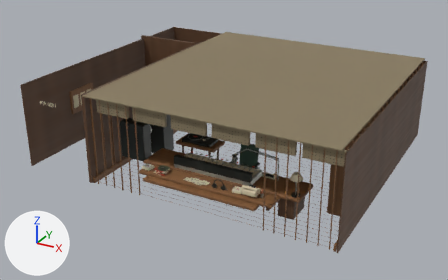
What one commit did to the FBX model unreal/Signal47/Tools/radioarray/station/exports/SM_1420_Interior.fbx.
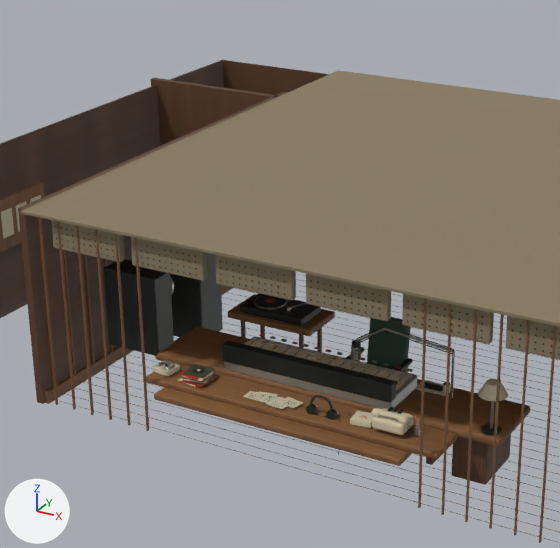
Each version appears first whole from a 50 mm camera at (9.94, -18.95, 9.79) aimed at (-0.15, -0.6, 0.61), and next in a close-up on the part from 16% to 73% of the width and 0% to 89% of the height. Arrows for +X, +Y and +Z are at lower left; the lights stay in place. The last two pictures show the newer version. Vertices at exactly the same position are counted once.

Before the edit, the objects in view are built like this:
```python
me_cube_062_cleantriangles = bpy.data.meshes.new('Cube.062_CleanTriangles')
me_cube_062_cleantriangles.from_pydata(...)  # 27392 vertices, 50520 faces; spans x -5.82..5.72, y -4.85..4.75, z 0.0..3.19
me_cube_062_cleantriangles.materials.append(mat_m_1420_walnut)
me_cube_062_cleantriangles.materials.append(mat_m_1420_desk_walnut)
me_cube_062_cleantriangles.materials.append(mat_m_1420_acoustic_fabric)  # brown #897c61
me_cube_062_cleantriangles.materials.append(mat_m_1420_black_enamel)  # black #242a27
me_cube_062_cleantriangles.materials.append(mat_m_1420_galvanized_metal)  # grey #99a099
me_cube_062_cleantriangles.materials.append(mat_m_1420_brushed_aluminium)  # light grey #bcc0bc
me_cube_062_cleantriangles.materials.append(mat_m_1420_vu_backlight)  # orange #f9b855, glowing orange #f9b855
me_cube_062_cleantriangles.materials.append(mat_m_1420_ink)  # black #272c28
me_cube_062_cleantriangles.materials.append(mat_m_1420_ivory_plastic)  # beige #d7caac
me_cube_062_cleantriangles.materials.append(mat_m_1420_brick_red)  # red #af3523
me_cube_062_cleantriangles.materials.append(mat_m_1420_painted_olive)  # grey #697361
me_cube_062_cleantriangles.materials.append(mat_m_1420_paper)  # beige #d4cbaf
me_cube_062_cleantriangles.materials.append(mat_m_1420_vinyl_green)  # dark green #2f4b3c
me_cube_062_cleantriangles.materials.append(mat_m_1420_lamp_glow)  # beige #ffd489, glowing beige #ffd489
me_cube_062_cleantriangles.materials.append(mat_m_1420_oliveworntimber)
ob_sm_1420_interior = bpy.data.objects.new('SM_1420_Interior', me_cube_062_cleantriangles)
ob_sm_1420_interior.location = (0.0, 0.0, 0.0)
```
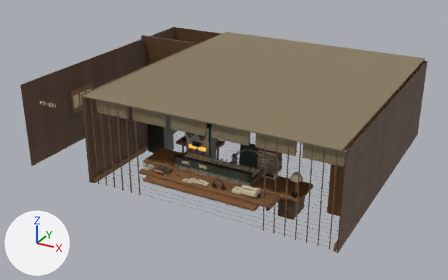
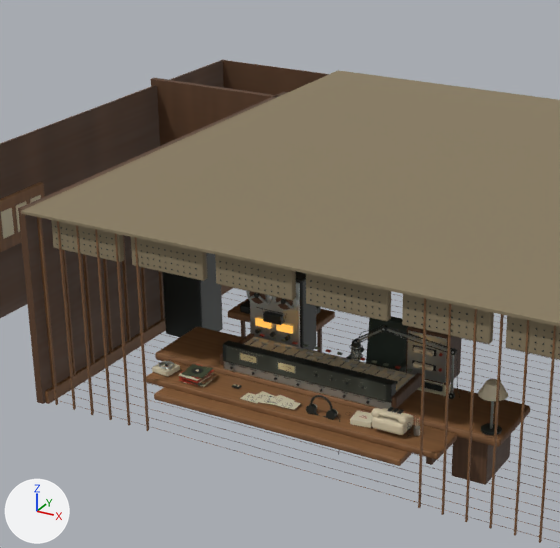
Changed parts and their boxes (x1, y1, x2, y2) in the close-ups (560 x 548 px; the box of a moved part takes in the faces that stretch with it):
part 1 of me_cube_062_cleantriangles, moved or reshaped: before (104, 259, 174, 356); after (250, 271, 316, 350)
part 2 of me_cube_062_cleantriangles, moved or reshaped (not visible before): after (250, 282, 300, 347)
part 3 of me_cube_062_cleantriangles, moved or reshaped (mostly hidden before): before (170, 277, 174, 294); after (273, 294, 299, 313)
part 4 of me_cube_062_cleantriangles, moved or reshaped (not visible before): after (276, 297, 293, 310)
part 5 of me_cube_062_cleantriangles, moved or reshaped (not visible before): after (274, 298, 293, 309)
part 6 of me_cube_062_cleantriangles, moved or reshaped (not visible before): after (246, 290, 272, 307)
part 7 of me_cube_062_cleantriangles, moved or reshaped (not visible before): after (249, 291, 266, 304)
part 8 of me_cube_062_cleantriangles, added: after (248, 295, 266, 303)
part 9 of me_cube_062_cleantriangles, moved or reshaped (not visible before): after (263, 311, 283, 325)
part 10 of me_cube_062_cleantriangles, moved or reshaped (not visible before): after (276, 324, 293, 334)
part 11 of me_cube_062_cleantriangles, moved or reshaped (not visible before): after (255, 318, 271, 329)
part 12 of me_cube_062_cleantriangles, deleted (beige): before (178, 364, 292, 409)
part 13 of me_cube_062_cleantriangles, built on: before (191, 317, 419, 428); after (179, 310, 461, 428)

Diff of the bpy script that builds the scene:
```diff
--- a/unreal/Signal47/Tools/radioarray/station/exports/SM_1420_Interior.fbx.py
+++ b/unreal/Signal47/Tools/radioarray/station/exports/SM_1420_Interior.fbx.py
@@ mat_m_1420_programpanelprint @@
+mat_m_1420_programpanelprint = bpy.data.materials.new('M_1420_ProgramPanelPrint')
+# uses the picture img_program_panel_color_png
+# uses the picture img_program_panel_normal_gl_png
+# uses the picture img_program_panel_roughness_png
@@ me_cube_062_cleantriangles @@
-me_cube_062_cleantriangles.from_pydata(...)  # 27392 vertices, 50520 faces; spans x -5.82..5.72, y -4.85..4.75, z 0.0..3.19
+me_cube_062_cleantriangles.from_pydata(...)  # 43202 vertices, 80882 faces; spans x -5.82..5.72, y -4.85..4.75, z 0.0..3.19
+# me_cube_062_cleantriangles part 1: the loose piece of 56 vertices spanning x -2.26..-1.34, y -3.92..-3.48, z 0.84..2.12 is turned 180 degrees about the z axis through its middle, then moved by (1.94, 1.0, 0.0)
+# me_cube_062_cleantriangles part 2: the loose piece of 56 vertices spanning x -2.23..-1.37, y -3.48..-3.44, z 0.91..2.08 is turned 180 degrees about the z axis through its middle, then moved by (1.94, 0.52, 0.0)
+# me_cube_062_cleantriangles part 3: the loose piece of 64 vertices spanning x -1.78..-1.37, y -3.43..-3.37, z 1.58..1.99 is turned 180 degrees about the z axis through its middle, then moved by (1.94, 0.4, 0.0)
+# me_cube_062_cleantriangles part 4: the loose piece of 48 vertices spanning x -1.71..-1.43, y -3.37..-3.35, z 1.65..1.93 is turned -180 degrees about the z axis through its middle, then moved by (1.94, 0.32, 0.0)
+# me_cube_062_cleantriangles part 5: the loose piece of 68 vertices spanning x -2.19..-1.87, y -3.36..-3.32, z 1.69..1.96 is turned 180 degrees about the z axis through its middle, then moved by (2.4, 0.28, 0.0)
+# me_cube_062_cleantriangles part 6: the loose piece of 64 vertices spanning x -2.23..-1.83, y -3.43..-3.37, z 1.58..1.99 is turned 180 degrees about the z axis through its middle, then moved by (1.94, 0.4, 0.0)
+# me_cube_062_cleantriangles part 7: the loose piece of 48 vertices spanning x -2.17..-1.89, y -3.37..-3.35, z 1.65..1.93 is turned 180 degrees about the z axis through its middle, then moved by (1.94, 0.32, 0.0)
+# me_cube_062_cleantriangles part 8: the loose piece of 68 vertices spanning x -2.19..-1.87, y -3.36..-3.32, z 1.69..1.96 is copied, and the copy is turned 180 degrees about the z axis through its middle, then moved by (1.94, 0.28, 0.0); it spans x -0.25..0.07, y -3.08..-3.04, z 1.69..1.96
+# me_cube_062_cleantriangles part 9: the loose piece of 56 vertices spanning x -1.75..-1.48, y -3.44..-3.4, z 1.25..1.37 is scaled about its middle by (-1.11, -2.6, 1.16), then moved by (1.76, 0.43, 0.13), in mat_m_1420_black_enamel (black #242a27)
+# me_cube_062_cleantriangles part 10: the loose piece of 56 vertices spanning x -1.95..-1.64, y -3.45..-3.37, z 1.37..1.52 is scaled about its middle by (-0.902, -0.385, 0.856), then moved by (2.13, 0.43, -0.13), in mat_m_1420_vu_backlight (orange #f9b855, glowing orange #f9b855)
+# me_cube_062_cleantriangles part 11: the loose piece of 56 vertices spanning x -2.12..-1.86, y -3.44..-3.4, z 1.25..1.37 is turned 180 degrees about the z axis through its middle, then moved by (1.95, 0.44, 0.0)
+# me_cube_062_cleantriangles part 12: 98 loose pieces with 894 vertices, spanning x -1.73..5.54, y -4.53..-0.24, z 0.2..2.29, are deleted
+# me_cube_062_cleantriangles part 13: 48 vertices moved within x -0.44..5.16, y -4.3..-0.28, z 0.46..2.28; 484 vertices removed from x -0.48..5.54, y -4.48..-0.24, z 0.2..2.29; 17120 vertices added at x -0.58..5.54, y -4.53..-0.23, z 0.2..2.29
+# other edits to the shape of me_cube_062_cleantriangles do not show in these pictures
 me_cube_062_cleantriangles.materials.append(mat_m_1420_walnut)
@@ me_cube_062_cleantriangles @@
 me_cube_062_cleantriangles.materials.append(mat_m_1420_oliveworntimber)
+me_cube_062_cleantriangles.materials.append(mat_m_1420_leatherstitch)  # greyish green #5d614d
+me_cube_062_cleantriangles.materials.append(mat_m_1420_programpanelprint)
```
